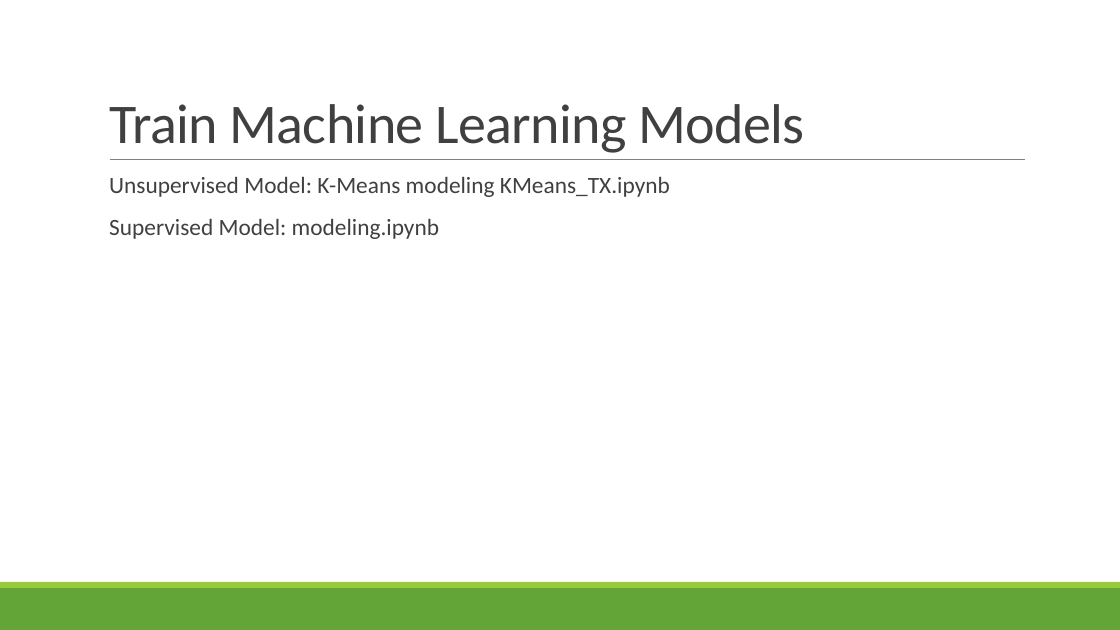
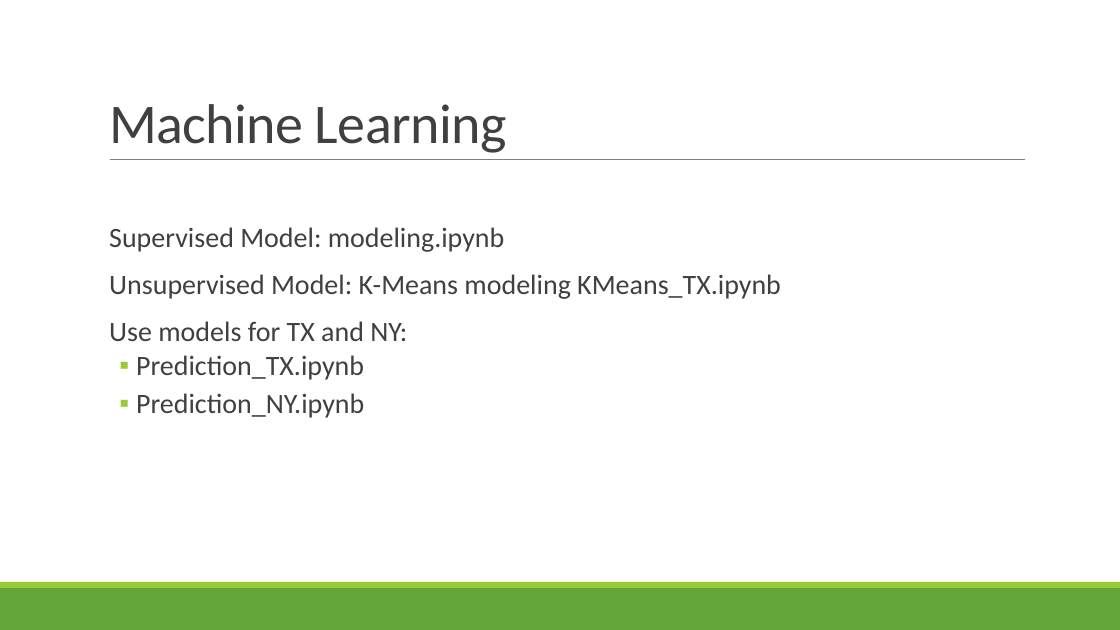
Before and after one commit to hhalim/TargetBanks, a slide deck: slide 13 of Which Banks To Rob.pptx (slide 11 before the commit). Drawn at 1120x630 pixels with LibreOffice and Linux fonts; fonts in the diff are those of the drawing. Boxes give left, top, right and bottom in pixels: in the first picture for what was removed or moved away, otherwise in the second. Text is boxed around its words. In the diff, an @@ line names an element or a change of style, - is before the commit and + after.

```diff
--- a/Which Banks To Rob.pptx
+++ b/Which Banks To Rob.pptx
@@ title at bbox=[109, 104, 507, 153]: text changed @@
-Train Machine Learning Models
+Machine Learning
@@ text at bbox=[109, 227, 505, 252]: paragraph added @@
+  Supervised Model: modeling.ipynb
@@ text at bbox=[109, 274, 781, 299]: size 20 to 24 pt in "Unsupervised Model: K-Means modeling KMeans_TX.ipynb" @@
@@ text at bbox=[109, 321, 407, 418]: text changed; size 20 to 24 pt @@
-  Supervised Model: modeling.ipynb
+  Use models for TX and NY:
+  ▪ Prediction_TX.ipynb
+  ▪ Prediction_NY.ipynb
```
Also in this commit, not shown: 6 other slides changed, 9 slides added, 2 slides removed, 4 other files.
